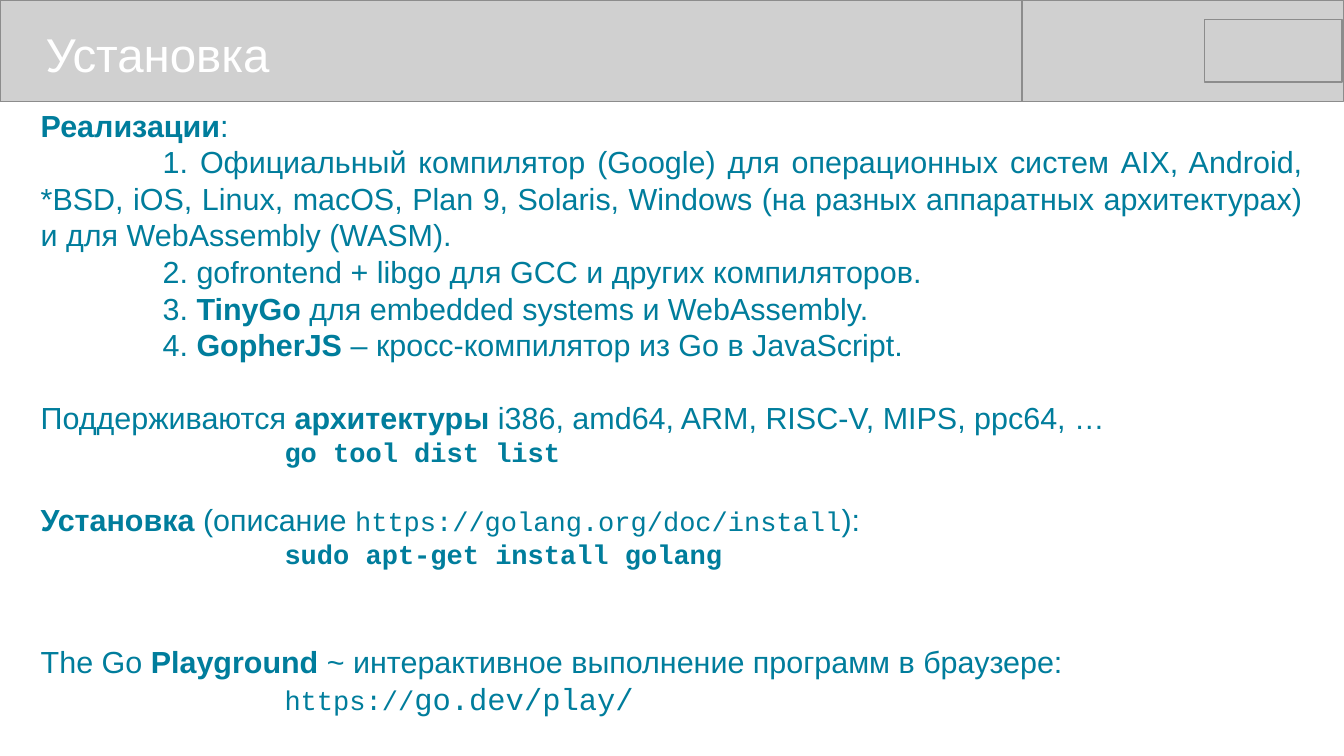
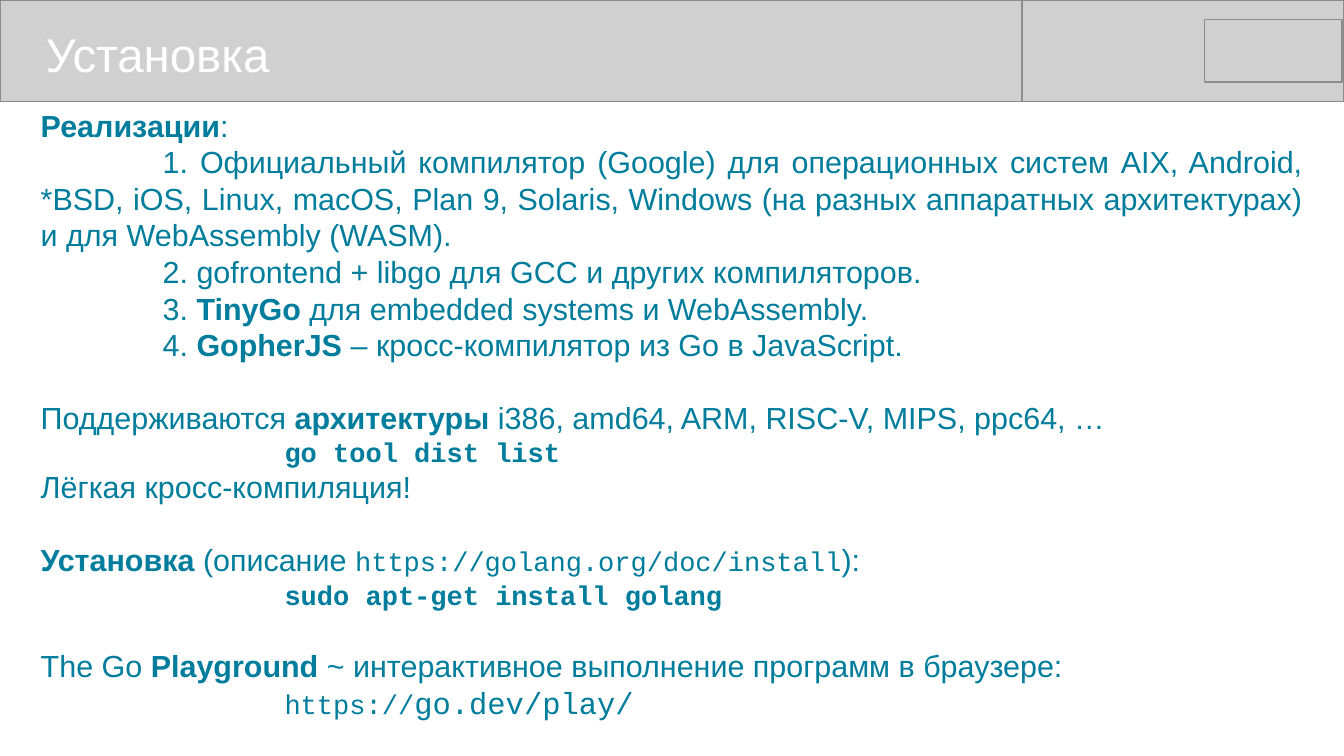
Before and after one commit to mike-shock/Go_language, a slide deck: slide 8 of Go_Review.odp. Drawn at 1344x756 pixels with LibreOffice and Linux fonts; fonts in the diff are those of the drawing; grey boxes stand for pictures. Boxes give left, top, right and bottom in pixels: in the first picture for what was removed or moved away, otherwise in the second. Text is boxed around its words. In the diff, an @@ line names an element or a change of style, - is before the commit and + after.

```diff
--- a/Go_Review.odp
+++ b/Go_Review.odp
@@ text at bbox=[41, 477, 411, 504]: paragraph added @@
+Лёгкая кросс-компиляция!
```
Also in this commit, not shown: 5 other slides changed, 1 slide added, 1 other file.
